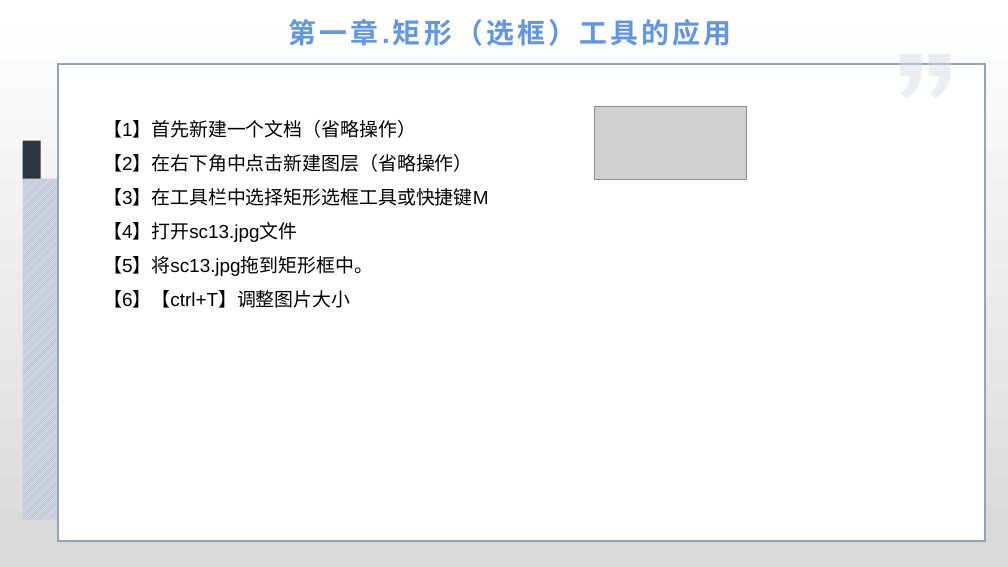
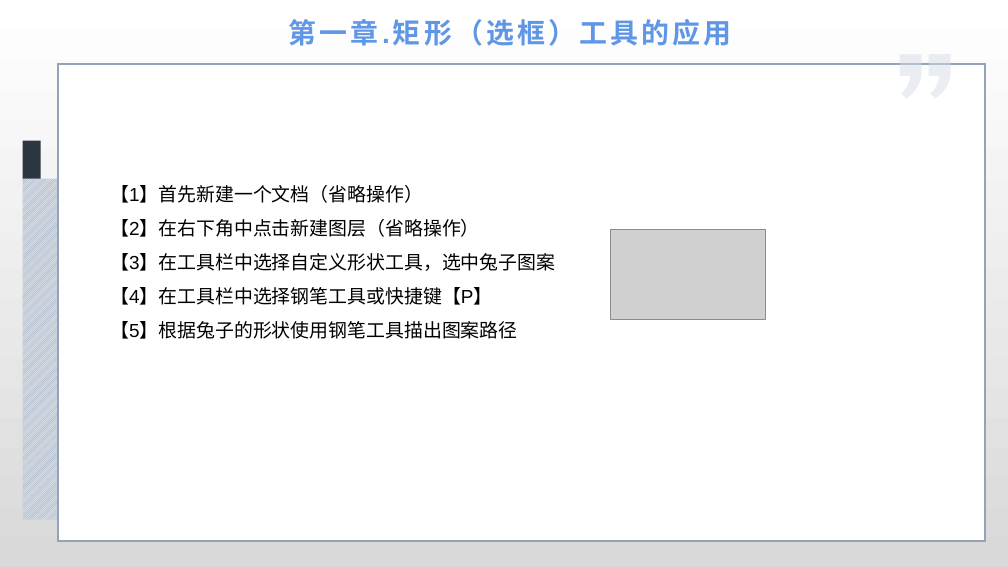
Before and after one commit to cckmit/typora-note, a slide deck: slide 7 of 计算机基础知识/ps/Photoshop第6章.pptx (slide 9 before the commit). Drawn at 1008x567 pixels with LibreOffice and Linux fonts; fonts in the diff are those of the drawing; grey boxes stand for pictures. Boxes give left, top, right and bottom in pixels: in the first picture for what was removed or moved away, otherwise in the second. Text is boxed around its words. In the diff, an @@ line names an element or a change of style, - is before the commit and + after.

```diff
--- a/计算机基础知识/ps/Photoshop第6章.pptx
+++ b/计算机基础知识/ps/Photoshop第6章.pptx
@@ picture removed at [594,106,746,179] @@
@@ text "【1】首先新建一个文档（省略操作）": place and size @@
-text "【1】首先新建一个文档（省略操作）" at [103,120,488,308]
+text "【1】首先新建一个文档（省略操作）" at [110,185,555,339]
@@ picture added at [611,229,765,319] @@
@@ text at [110,253,555,339]: text changed @@
-【3】在工具栏中选择矩形选框工具或快捷键M
-【4】打开sc13.jpg文件
-【5】将sc13.jpg拖到矩形框中。
-【6】【ctrl+T】调整图片大小
+【3】在工具栏中选择自定义形状工具，选中兔子图案
+【4】在工具栏中选择钢笔工具或快捷键【P】
+【5】根据兔子的形状使用钢笔工具描出图案路径
```
Also in this commit, not shown: 9 other slides changed, 1 slide added, 2 slides removed, 4 other files.
